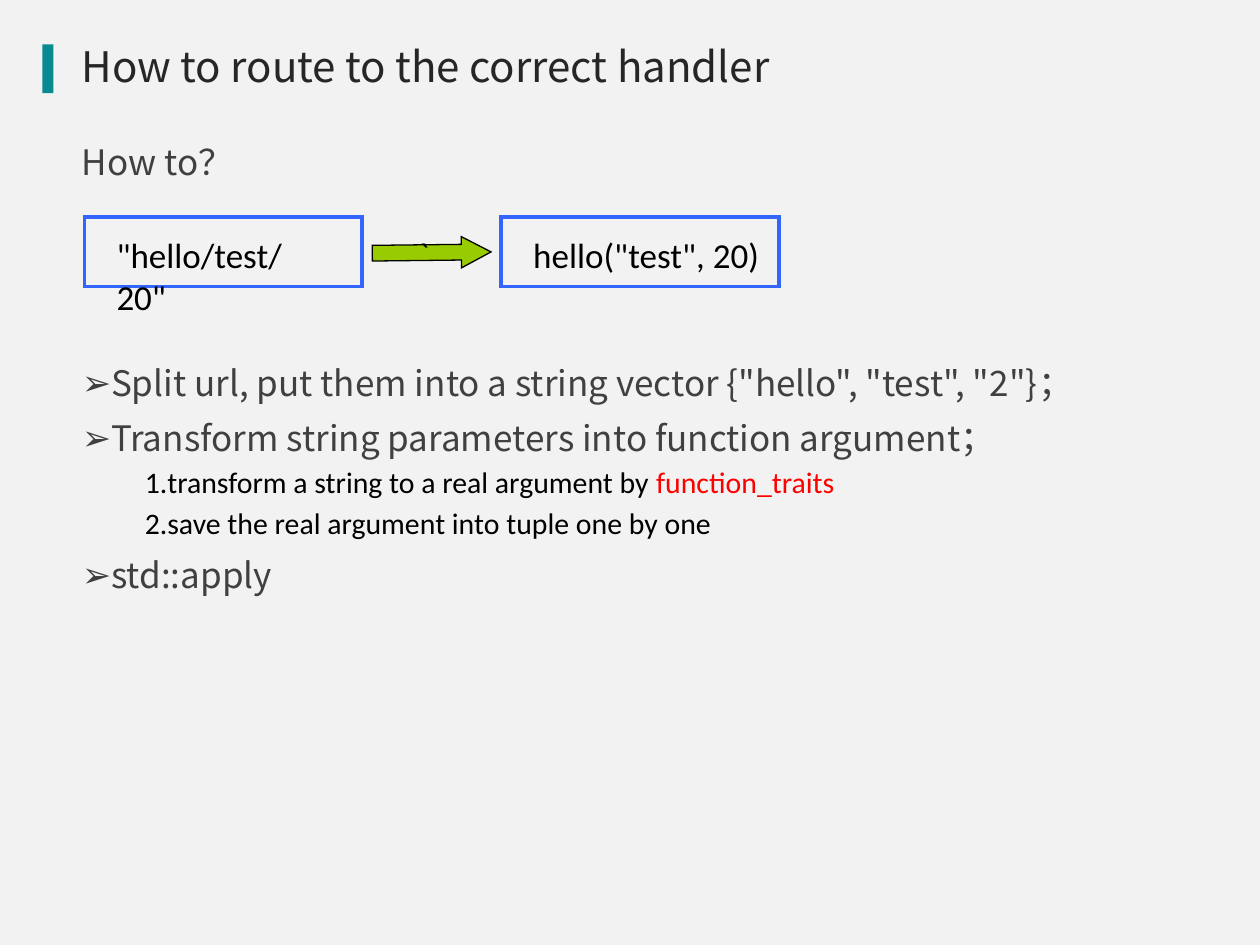
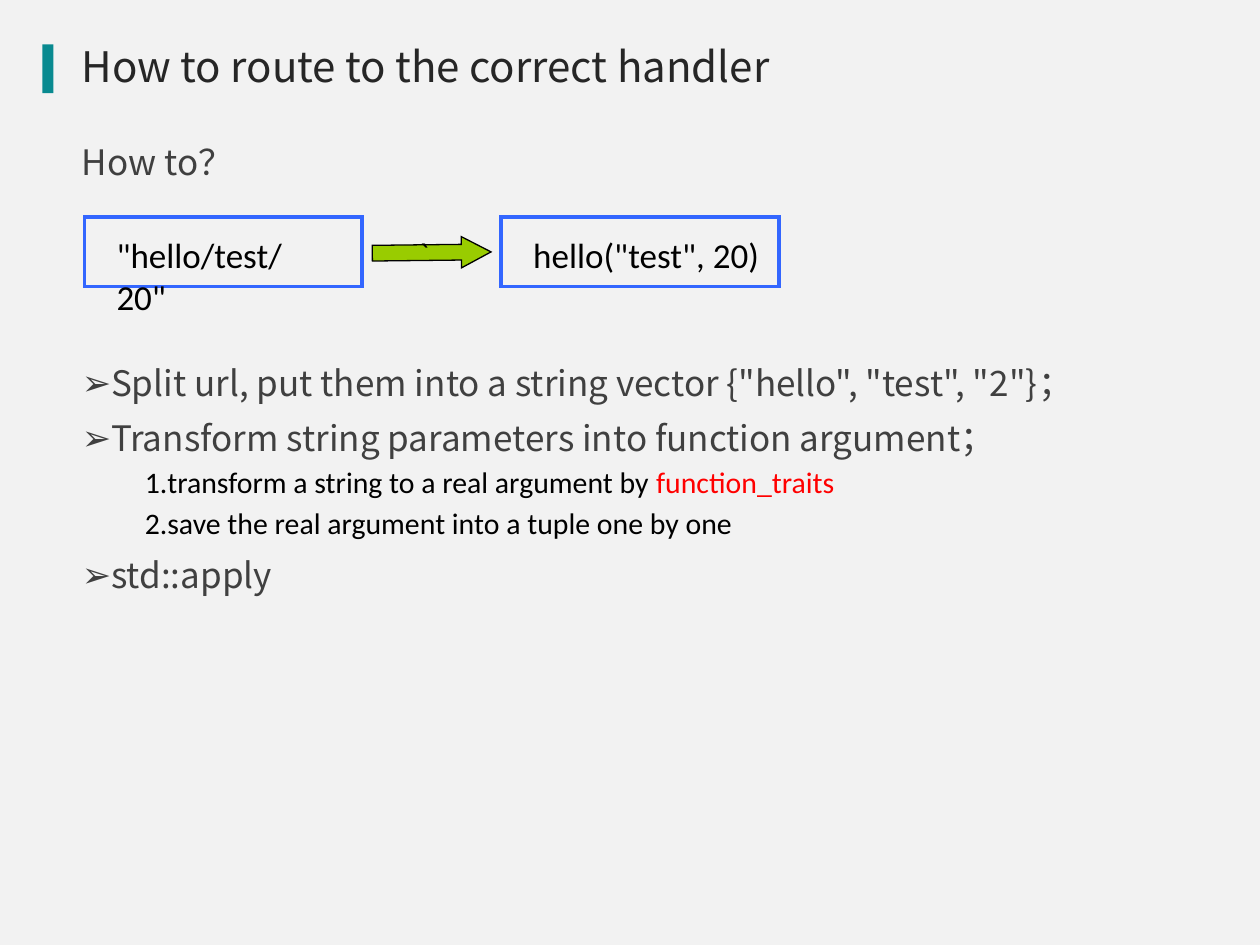
Before and after one commit to qicosmos/cppnow2017-ppt, a slide deck: slide 34 of An easy to use RPC framework implemented by c++11 and c++14 - shorter.pptx (slide 33 before the commit). Drawn at 1260x945 pixels with LibreOffice and Linux fonts; fonts in the diff are those of the drawing; background and template pictures are left out. Boxes give left, top, right and bottom in pixels: in the first picture for what was removed or moved away, otherwise in the second. Text is boxed around its words. In the diff, an @@ line names an element or a change of style, - is before the commit and + after.

Commit message:
update

```diff
--- a/An easy to use RPC framework implemented by c++11 and c++14 - shorter.pptx
+++ b/An easy to use RPC framework implemented by c++11 and c++14 - shorter.pptx
@@ text at box(145, 513, 732, 539): text changed @@
-  2. save the real argument into tuple one by one
+  2. save the real argument into a tuple one by one
```
Also in this commit, not shown: 4 other slides changed, 2 slides added.
